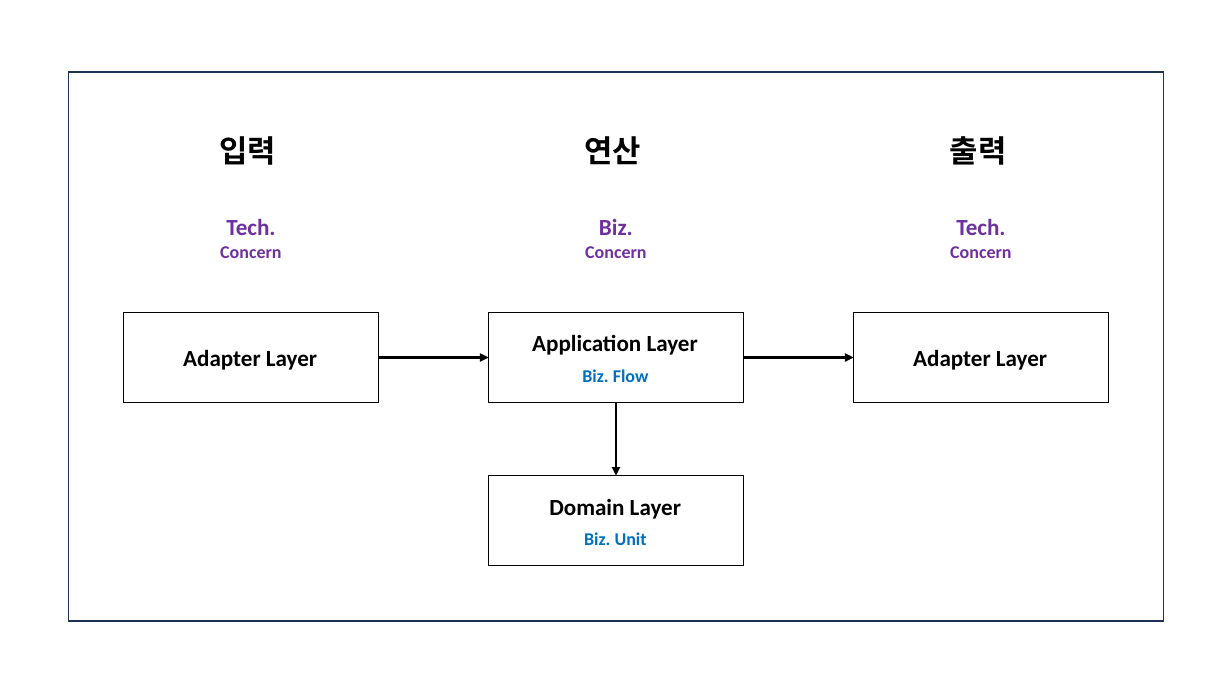
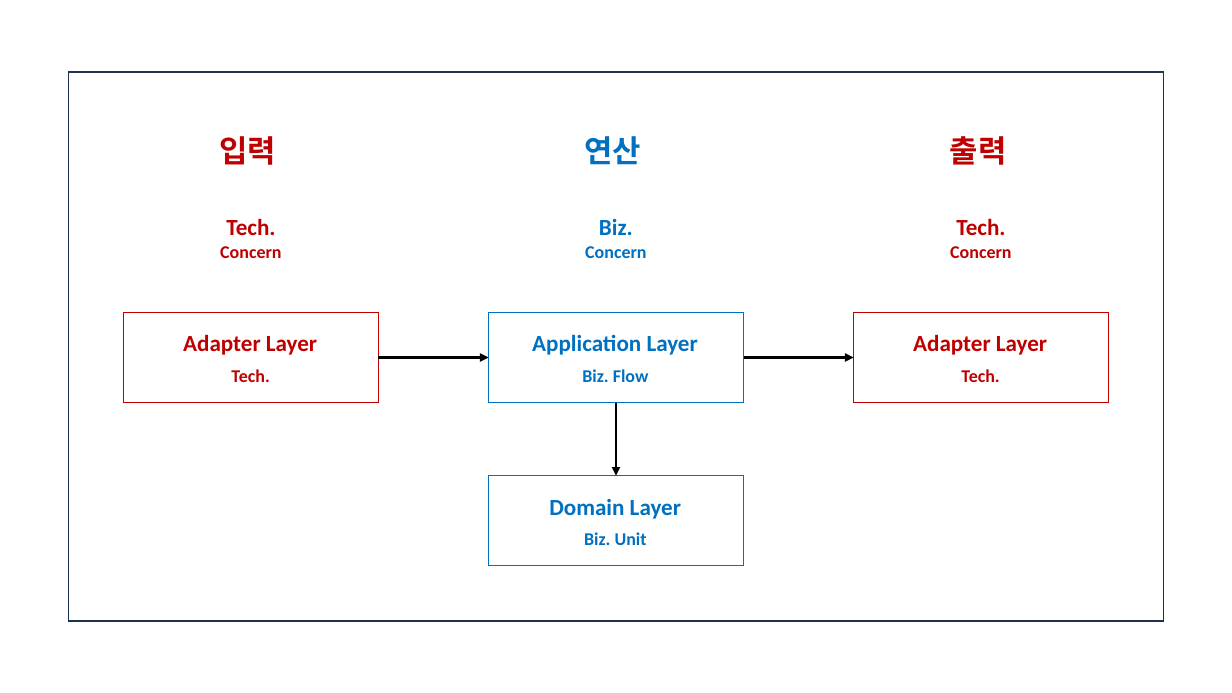
Before and after one commit to hhko/beyondcode, a slide deck: slide 4 of README.pptx. Drawn at 1232x693 pixels with LibreOffice and Linux fonts; fonts in the diff are those of the drawing. Boxes give left, top, right and bottom in pixels: in the first picture for what was removed or moved away, otherwise in the second. Text is boxed around its words. In the diff, an @@ line names an element or a change of style, - is before the commit and + after.

```diff
--- a/README.pptx
+++ b/README.pptx
@@ text "Tech." at (220, 218, 281, 258): text colour #7030A0 to #C00000 @@
@@ text "Biz." at (585, 219, 646, 258): text colour #7030A0 to #0070C0 @@
@@ text "Tech." at (950, 218, 1011, 258): text colour #7030A0 to #C00000 @@
@@ rectangle at (124, 312, 379, 402): outline #000000 1 pt to #C00000 1 pt @@
@@ text "Adapter Layer": place and size @@
-text "Adapter Layer" at (183, 349, 317, 370)
+text "Adapter Layer" at (183, 334, 317, 355)
@@ rectangle at (489, 312, 744, 402): outline #000000 1 pt to #0070C0 1 pt @@
@@ text colour #000000 to #0070C0 in 3 elements at (549, 499, 681, 519), (584, 136, 641, 165), (532, 334, 698, 355) @@
@@ rectangle at (854, 312, 1109, 402): outline #000000 1 pt to #C00000 1 pt @@
@@ text colour #000000 to #C00000 in 4 elements at (220, 136, 277, 165), (950, 136, 1007, 165), (183, 334, 317, 355), (913, 334, 1047, 355) @@
@@ text "Adapter Layer": place and size @@
-text "Adapter Layer" at (913, 349, 1047, 370)
+text "Adapter Layer" at (913, 334, 1047, 355)
@@ text added at (231, 369, 269, 382), 14 pt, text #C00000, bold @@
+Tech.
@@ text added at (961, 369, 999, 382), 14 pt, text #C00000, bold @@
+Tech.
@@ rectangle at (489, 476, 744, 566): outline #000000 1 pt to #0070C0 1 pt @@
```
Also in this commit, not shown: 3 other files.
